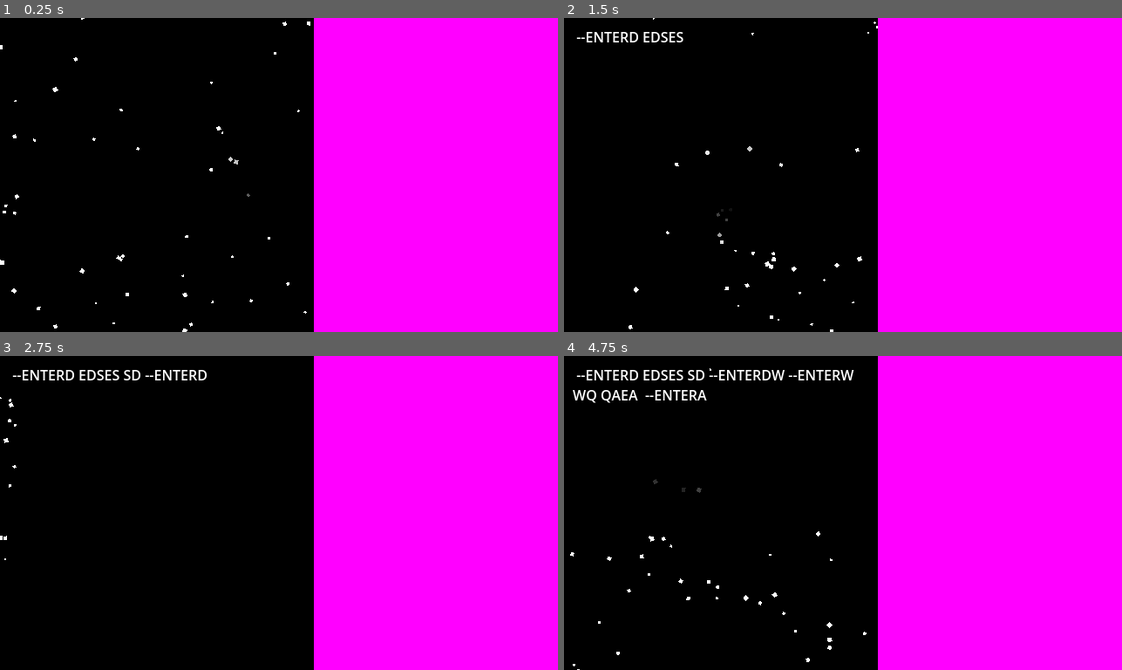
Above: before the commit, frames 1-4 (two rows, left to right).
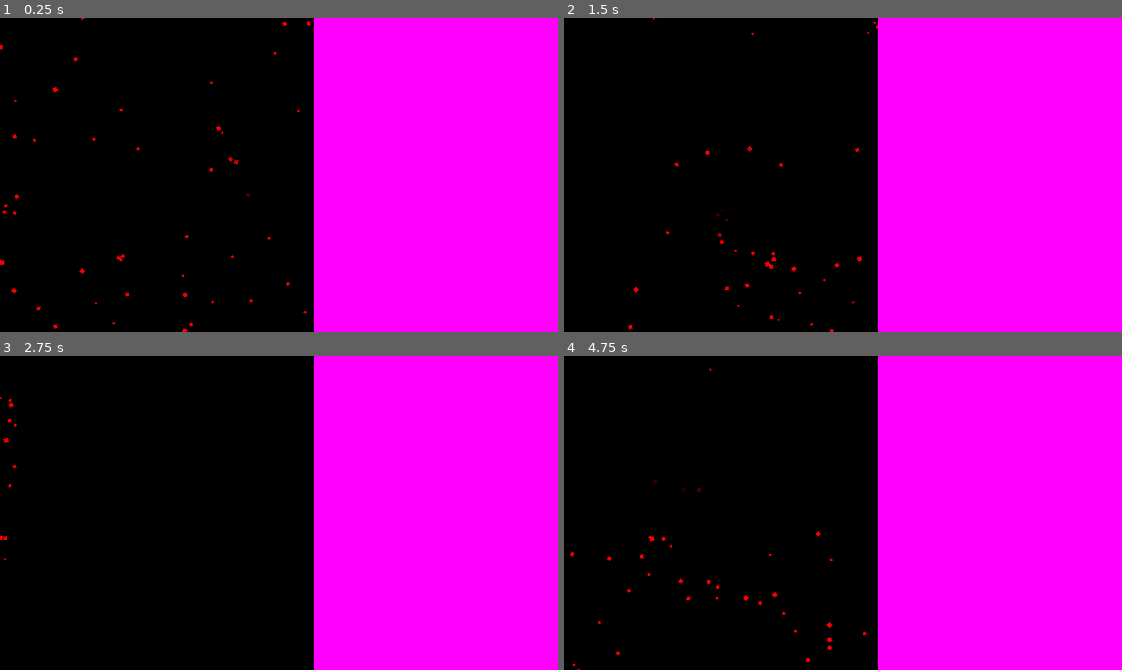
Above: after the commit, the same moments.

Repository: officialErnests/d-2dl-1
Game: Godot game, scene res://scenes/intro.tscn
The game is run twice, just before and just after one commit, with the same random seed, the same clock (stepped at 60 frames per second) and the same inputs.
Inputs (mouse positions are in pixels of both pictures, inside the frame that each line leads up to):
- Up to frame 1 (0.25 s): no input
- Up to frame 2 (1.5 s): tap Enter at 0.5 s; move the mouse to (720, 175) at 0.52 s; hold D 0.53-1.28 s; hold Enter 0.53-1.28 s; tap Space at 0.77 s; tap E at 0.8, 1.35 s; move the mouse to (731, 190) at 1.27 s; hold S from 1.28 s (still down)
- Up to frame 3 (2.75 s): tap Space at 1.52 s; tap M at 1.55 s; move the mouse to (334, 443) at 2.02 s; release S at 2.03 s; hold D from 2.03 s (still down); hold M from 2.03 s (still down); tap Enter at 2.3 s
- Up to frame 4 (4.75 s): move the mouse to (815, 575) at 2.77 s; release D at 2.78 s; release M at 2.78 s; hold W 2.78-3.53 s; tap Enter at 2.85, 4.55 s; tap Space at 3.02, 3.77, 4.52 s; tap E at 3.05, 4.35 s; move the mouse to (1010, 560) at 3.52 s; hold Q 3.53-4.28 s; hold A from 3.53 s (still down); tap M at 3.8 s; move the mouse to (675, 465) at 4.27 s

The runs differ from the first frame. In frame 1, 0.3% of the frame differs, in the area x 0-56%, y 0-100%; in frame 2, 0.5%; in frame 3, 0.6%; in frame 4, 1.4%, in the area x 1-55%, y 3-100%.
Error after the commit: Parse Error: Too few arguments for "getTask()" call. Expected at least 1 but received 0. (res://scripts/main.gd:55)

Commit message:
v0.1.2 mroe cmdssssss +_ emails

Diff:
--- /dev/null
+++ b/diologue.gd
@@ -0,0 +1,62 @@
+extends Node
+
+var diologue = [
+	"unfinished n0o0b090lv-o-os 2025@tm(soon)\n(Use HELP)\n",
+	"Commandiessss ;DD
+	\tx__--// DEFAULTS \\\\--__x
+	\t\tHELP\t\t\t\tDISPLAYS ALL THE COMMANDS
+	\t\tENTER\t\t\t\tCLEARS COMMAND
+	\t\tCLEAR\t\t\t\tCLEARS COMMAND FR FR
+
+	\tx__--// JOB \\\\--__x
+	\t\tEMAIL\t\t\t\tCHECK YOUR EMAIL
+	\t\tTASKS\t\t\t\tCHECK YOUR TASKS
+
+	\tx__--// APP \\\\--__x
+	\t\tAPP\t\t\t\t\tOPENS DOWNLOADED APP
+	\t\tDELETE\t\t\tDELETES APP
+	\t\tDOWN\t\t\tDOWNLOADS NEWEST APP\n",
+	"TF YOU THINK YOU GOING XD\n",
+	"NUH UH XD\n",
+	"LOL NO\n",
+]
+
+var emails = [
+	"\tH3ll0, x-[R3DACT3D]-x
+
+	50 45 y0u c4n 53 w3 h4v3 m41l3d y0u 4 p1p3b0mb..
+	4nd 1t 15 0n c00ld0wn 50 y0u b3tt3r 5t4rt w0rk1ng XPP
+	1t 15 51mpl3, y0u d0 w0rk 4nd y0u d0n't bl00w up
+
+	R3mb3r, h4v3 fun w0rk1ng f0-r noob.corp.c00l
+
+	[-] - F0r n0w 0p3n t45k5 - [-]
+
+	~ l3 h1gg3r 3mploy3 #3941123 (4k4 gr4y on3)\n",
+	"Hi, noob.corp.cool
+	I have this platformer, can you guys check it out
+	like.. i have no idea how to touch arrows..
+	I just code i can't play.. PLS PLS PLS HELP
+
+	~ Cool programmer"
+]
+
+var tasks = [
+	{
+		"Name": "C0NGR4TS 0n 0p3n1ng th1s :DD",
+		"Requim": [
+			{
+				"Text": "Do you sell your spul to this corp"
+			}
+		]
+	}
+]
+
+func getTask(p_index: int) -> String:
+	return tasks[p_index]
+
+func getDiologue(p_index: int) -> String:
+	return diologue[p_index]
+
+func getEmail(p_index: int) -> String:
+	return emails[p_index]
--- a/project.godot
+++ b/project.godot
@@ -15,6 +15,10 @@
 config/features=PackedStringArray("4.5", "Forward Plus")
 config/icon="res://icon.svg"
 
+[autoload]
+
+Diologue="*res://diologue.gd"
+
 [display]
 
 window/size/viewport_width=640
--- a/scenes/intro.tscn
+++ b/scenes/intro.tscn
@@ -96,6 +96,17 @@
 "handle_modes": PackedInt32Array(0),
 "points": PackedFloat32Array(0, -0.25, 0, 0.25, 0),
 "times": PackedFloat32Array(0)
+}
+tracks/8/type = "method"
+tracks/8/imported = false
+tracks/8/enabled = true
+tracks/8/path = NodePath("Game/Main/GameManager")
+tracks/8/interp = 1
+tracks/8/loop_wrap = true
+tracks/8/keys = {
+"times": PackedFloat32Array(),
+"transitions": PackedFloat32Array(),
+"values": []
 }
 
 [sub_resource type="Animation" id="Animation_sjfbp"]
@@ -141,7 +152,7 @@
 tracks/3/interp = 0
 tracks/3/loop_wrap = true
 tracks/3/keys = {
-"times": PackedFloat32Array(0, 15.000001),
+"times": PackedFloat32Array(0, 13.833333),
 "transitions": PackedFloat32Array(1, 1),
 "update": 1,
 "values": [true, false]
@@ -153,7 +164,7 @@
 tracks/4/interp = 0
 tracks/4/loop_wrap = true
 tracks/4/keys = {
-"times": PackedFloat32Array(0, 15.000001),
+"times": PackedFloat32Array(0, 13.833333),
 "transitions": PackedFloat32Array(1, 1),
 "update": 1,
 "values": [false, true]
@@ -165,9 +176,9 @@
 tracks/5/interp = 1
 tracks/5/loop_wrap = true
 tracks/5/keys = {
-"handle_modes": PackedInt32Array(0, 2, 0, 2),
+"handle_modes": PackedInt32Array(0, 0, 0, 0),
 "points": PackedFloat32Array(0, -0.25, 0, 0.25, 0, 1.7749999, -0.05000019, -0.085085206, 0.038888615, 0.06617666, 0.9075712, -0.33333334, -0.15126187, 0, 0, 1.2007865, -0.083333336, -0.048869215, 0, 0),
-"times": PackedFloat32Array(18, 18.300001, 18.866667, 19.366667)
+"times": PackedFloat32Array(15, 15.300001, 15.866667, 16.366667)
 }
 tracks/6/type = "bezier"
 tracks/6/imported = false
@@ -176,9 +187,9 @@
 tracks/6/interp = 1
 tracks/6/loop_wrap = true
 tracks/6/keys = {
-"handle_modes": PackedInt32Array(0, 0, 2),
+"handle_modes": PackedInt32Array(0, 0, 0),
 "points": PackedFloat32Array(0, -0.25, 0, 0.25, 0, 0, -0.33333334, 0, 0, 0, 100, -0.083333336, -16.666668, 0, 0),
-"times": PackedFloat32Array(18, 18.866667, 19.366667)
+"times": PackedFloat32Array(15, 15.866667, 16.366667)
 }
 tracks/7/type = "bezier"
 tracks/7/imported = false
@@ -187,9 +198,23 @@
 tracks/7/interp = 1
 tracks/7/loop_wrap = true
 tracks/7/keys = {
-"handle_modes": PackedInt32Array(0, 0, 2),
+"handle_modes": PackedInt32Array(0, 0, 0),
 "points": PackedFloat32Array(0, -0.25, 0, 0.25, 0, 0, -0.33333334, 0, 0, 0, 400, -0.083333336, -66.66667, 0, 0),
-"times": PackedFloat32Array(18, 18.866667, 19.366667)
+"times": PackedFloat32Array(15, 15.866667, 16.366667)
+}
+tracks/8/type = "method"
+tracks/8/imported = false
+tracks/8/enabled = true
+tracks/8/path = NodePath("Game/Main/GameManager")
+tracks/8/interp = 1
+tracks/8/loop_wrap = true
+tracks/8/keys = {
+"times": PackedFloat32Array(15.3),
+"transitions": PackedFloat32Array(1),
+"values": [{
+"args": [],
+"method": &"start"
+}]
 }
 
 [sub_resource type="Animation" id="Animation_yjqpq"]
@@ -218,6 +243,20 @@
 "update": 1,
 "values": [false]
 }
+tracks/2/type = "method"
+tracks/2/imported = false
+tracks/2/enabled = true
+tracks/2/path = NodePath("Game/Main/GameManager")
+tracks/2/interp = 1
+tracks/2/loop_wrap = true
+tracks/2/keys = {
+"times": PackedFloat32Array(0),
+"transitions": PackedFloat32Array(1),
+"values": [{
+"args": [],
+"method": &"start"
+}]
+}
 
 [sub_resource type="AnimationLibrary" id="AnimationLibrary_yjqpq"]
 _data = {
@@ -228,6 +267,10 @@
 
 [sub_resource type="LabelSettings" id="LabelSettings_yjqpq"]
 font_size = 76
+
+[sub_resource type="StyleBoxEmpty" id="StyleBoxEmpty_wfs7u"]
+
+[sub_resource type="StyleBoxEmpty" id="StyleBoxEmpty_i2l1n"]
 
 [node name="Intro" type="Control"]
 layout_mode = 3
@@ -280,7 +323,7 @@
 anchors_preset = 15
 anchor_right = 1.0
 anchor_bottom = 1.0
-offset_bottom = 0.0004272461
+offset_bottom = 0.00036621094
 grow_horizontal = 2
 grow_vertical = 2
 color = Color(0, 0, 1, 1)
@@ -331,10 +374,15 @@
 offset_top = 10.0
 offset_right = 350.0
 offset_bottom = 350.0
+theme_override_colors/default_color = Color(0, 1, 1, 1)
+theme_override_font_sizes/normal_font_size = 10
+theme_override_styles/normal = SubResource("StyleBoxEmpty_wfs7u")
+theme_override_styles/focus = SubResource("StyleBoxEmpty_i2l1n")
 bbcode_enabled = true
+scroll_active = false
+scroll_following = true
+scroll_following_visible_characters = true
 script = ExtResource("2_4bx60")
-
-[node name="Terminal_animator" type="AnimationPlayer" parent="Game/Main"]
 
 [node name="Particles" type="Control" parent="Game/Main"]
 clip_contents = true
--- a/scripts/main.gd
+++ b/scripts/main.gd
@@ -4,6 +4,10 @@
 
 var can_write = false
 var previous_cahrecter = ""
+
+func start() -> void:
+	diologue(0)
+	console.done.connect(stopWriting)
 
 
 func _process(delta):
@@ -14,17 +18,52 @@
 	checkSpecial()
 
 func write(p_string: String) -> void:
-	if can_write: return
+	if not can_write: return
 	console.addCharecter(p_string)
 
+func stopWriting() -> void:
+	newLine()
+
+func newLine() -> void:
+	console.addCharecter("Noob->> ")
+	can_write = true
+
 func checkSpecial() -> void:
-	print(console.getLast(0))
+	match console.getLast(0):
+		"EXIT":
+			console.addNewLine()
+			diologue(randi_range(2,4))
+		"ENTER":
+			console.addNewLine()
+			newLine()
+		"HELP":
+			console.addNewLine()
+			diologue(1)
+		"CLEAR":
+			console.clearText()
+			newLine()
+		"EMAIL":
+			console.addNewLine()
+			email(0)
+		"TASKS":
+			console.addNewLine()
+			email(0)
+		_:
+			return
+
+func task(p_index) -> void:
+	var curent_task = Diologue.getTask()
+
+func diologue(p_index: int) -> void:
+	console.addText(Diologue.getDiologue(p_index))
+
+func email(p_index: int) -> void:
+	console.addText(Diologue.getEmail(p_index))
 
 func detectKeyboard() -> String:
 	# others
 	if Input.is_key_pressed(KEY_SPACE): return " "
-	if Input.is_key_pressed(KEY_ENTER): return " --ENTER"
-	if Input.is_key_pressed(KEY_MINUS): return "-"
+	if Input.is_key_pressed(KEY_ENTER): return " ENTER"
 
 	# keyboard
 	if Input.is_key_pressed(KEY_Q): return "Q"
--- a/scripts/moduless/console.gd
+++ b/scripts/moduless/console.gd
@@ -2,6 +2,8 @@
 
 var text_delay = 0.01
 var can_type = false
+
+signal done()
 
 func setSpeed(p_speed) -> void:
 	text_delay = p_speed
@@ -13,12 +15,13 @@
 	text += "\n"
 
 func addText(p_text: String) -> void:
-	text += "\n" + p_text
+	visible_characters = text.length()-1
+	text += p_text
 	showText()
 
 func clearText() -> void:
 	text = ""
-	visible_characters = 0
+	visible_characters = -1
 
 func getLast(p_offset) -> String:
 	var result = ""
@@ -26,11 +29,11 @@
 		var iter_charecter = text[index]
 
 		# checks offset
-		if p_offset > 0 and iter_charecter == " ":
-			p_offset -1
+		if p_offset > 0 and iter_charecter == " " or iter_charecter == "\n":
+
 			continue
 
-		if iter_charecter == " ":
+		if iter_charecter == " " or iter_charecter == "\n":
 			if result.length() > 0:
 				return result.reverse()
 			continue
@@ -43,3 +46,6 @@
 		visible_characters += 1
 		await get_tree().create_timer(text_delay).timeout
 		showText()
+	else:
+		visible_characters = -1
+		done.emit()
--- a/shaders/intro.gdshader
+++ b/shaders/intro.gdshader
@@ -7,7 +7,7 @@
 }
 
 void fragment() {
-	COLOR = vec4(1, 1, 1, closenes);
+	COLOR = vec4(1, 0, 0, closenes);
 }
 
 //void light() {
Not shown, added: diologue.gd.uid
Not shown: 1 places in scenes/intro.tscn that only renumber resources
